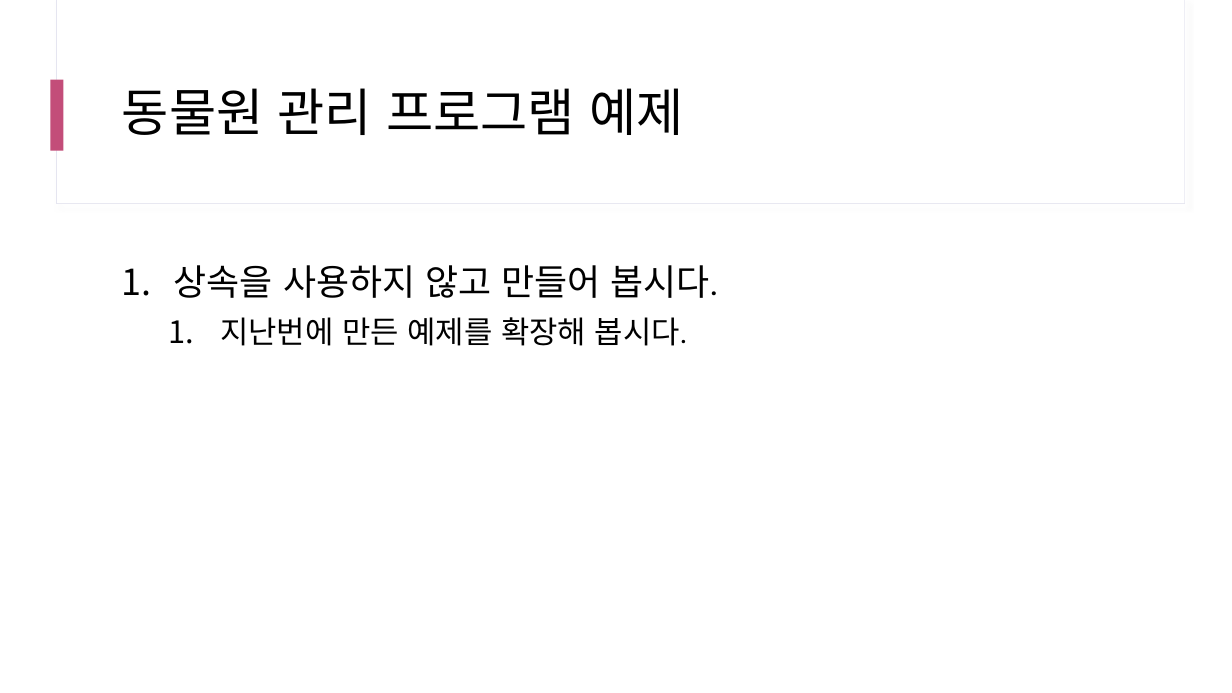
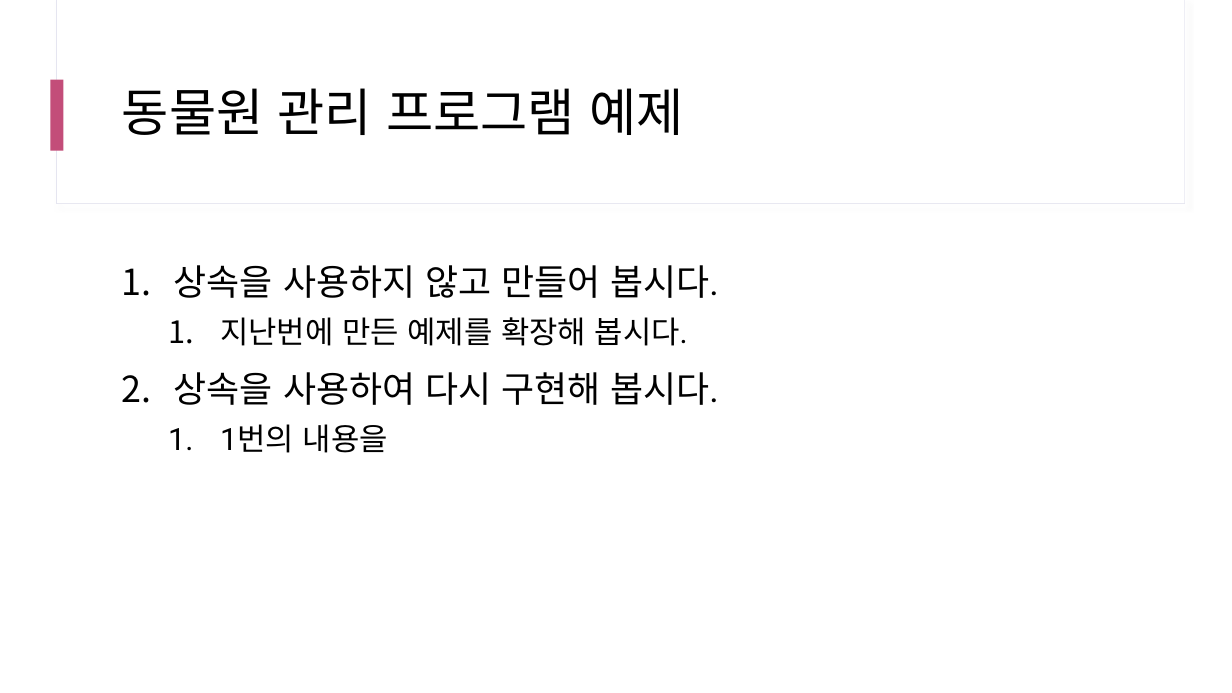
Before and after one commit to yhs0602/SPLIT_lecture_examples, a slide deck: slide 113 of docs/SPLIT 17차 Java.pptx (slide 99 before the commit). Drawn at 1232x693 pixels with LibreOffice and Linux fonts; fonts in the diff are those of the drawing. Boxes give left, top, right and bottom in pixels: in the first picture for what was removed or moved away, otherwise in the second. Text is boxed around its words. In the diff, an @@ line names an element or a change of style, - is before the commit and + after.

```diff
--- a/docs/SPLIT 17차 Java.pptx
+++ b/docs/SPLIT 17차 Java.pptx
@@ text at (174, 372, 719, 453): paragraphs added @@
+2. 상속을 사용하여 다시 구현해 봅시다.
+  1. 1번의 내용을
```
Also in this commit, not shown: 1 other slide changed, 14 slides added.
